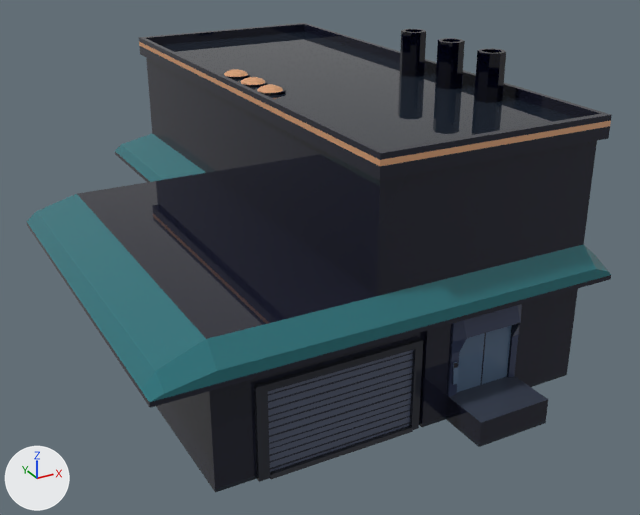
Renders of the FBX model Shader Test/Assets/My Assets/Art/Objects/Buildings/Meshes/Building_Shipping.fbx from each side of a commit.
Camera for both pictures: a 50 mm camera at (-96.1, -141.2, 18.9) aimed at (-79.0, -110.2, 3.4). Every picture has the same lights, and +X, +Y and +Z are marked at lower left. Where no turn or scale is listed for an object, it has been applied to the vertices. Vertices at the same position are counted once.
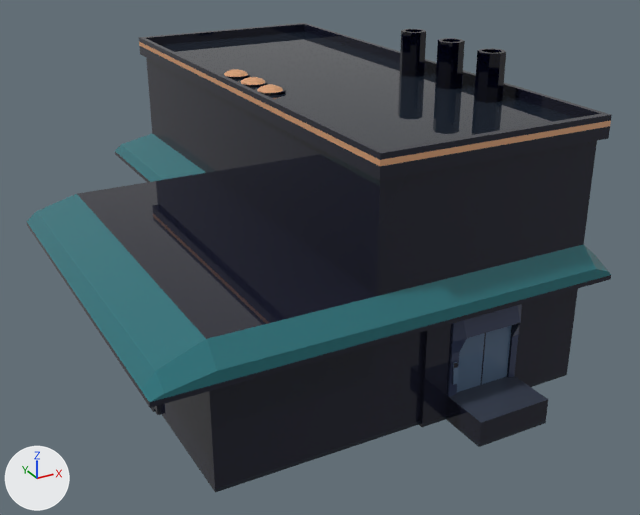
The edits, one by one:
me_cube_1413 has 1460 vertices, 1340 faces and spans x -8.2..10.1, y -24.8..1.6, z 0.2..12.4.
me_cube_1413 is used by ob_cube_624; location (-81.63, -96.28, 0.01).
me_cube_1413 part 1: the loose piece of 176 vertices spanning x -4.6..1.9, y -22.8..-22.3, z 0.2..3.8 is turned -90 degrees about the z axis through its middle, then moved by (-4.7, 8.4, 0.0).

Location of each change, (x1, y1, x2, y2) in pixels of the pictures (640 x 515 px; the box of a moved part takes in the faces that stretch with it):
part 1 of me_cube_1413, moved or reshaped: before (253, 338, 423, 482); after (151, 405, 161, 415)
